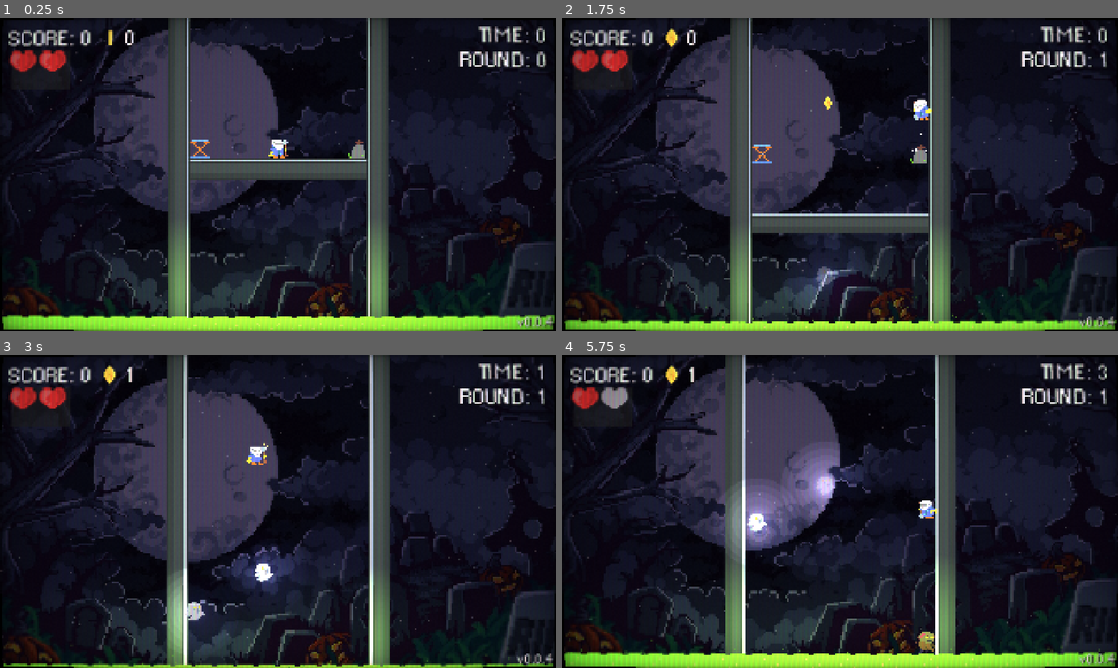
Above: before the commit, frames 1-4 (two rows, left to right).
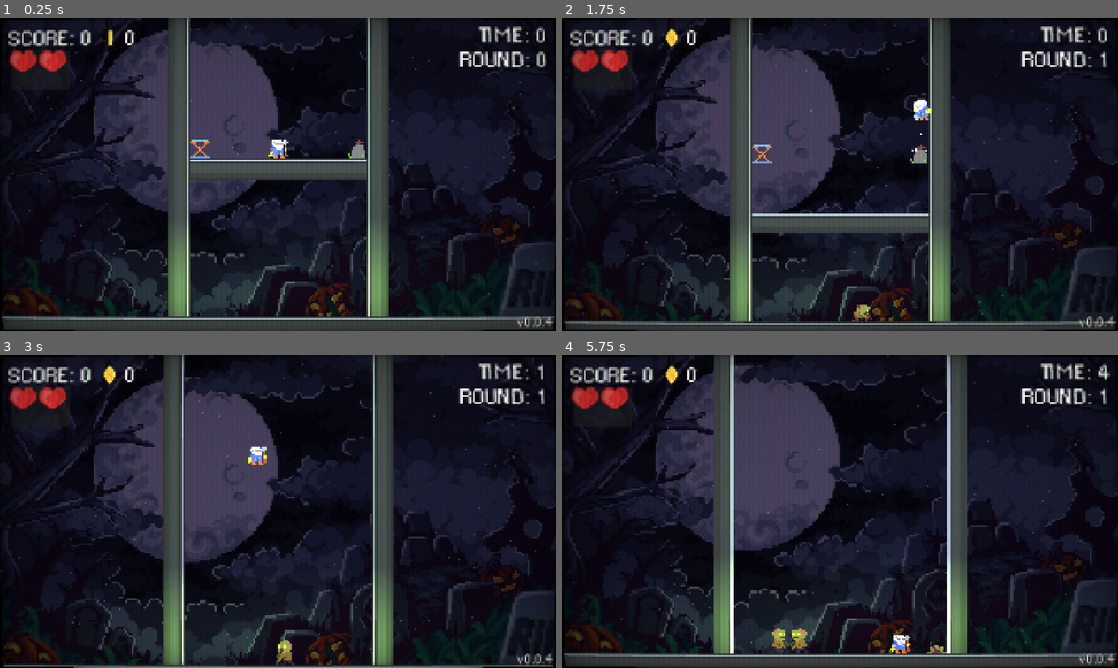
Above: after the commit, the same moments.

Repository: Giantswing/graveyard-bouncers
Game: Godot game, scene res://scenes/main-level.tscn
Two runs of this game, one before a commit and one after it. Both use one fixed random seed, a clock stepped at 60 frames per second and the inputs below.
Inputs:
- Up to frame 1 (0.25 s): no input
- Up to frame 2 (1.75 s): hold D (Right) from 0.53 s (still down); tap Space (Jump) at 0.77, 1.52 s
- Up to frame 3 (3 s): release D (Right) at 2.03 s; hold A (Left) 2.03-2.78 s; hold D (Right) from 2.78 s (still down)
- Up to frame 4 (5.75 s): tap Space (Jump) at 3.02, 3.77, 4.52 s; release D (Right) at 4.28 s; hold A (Left) 4.28-5.03 s; hold D (Right) from 5.03 s (still down)

The runs differ from the first frame. In frame 1, 4.7% of the frame differs, in the area x 0-100%, y 94-100%; in frame 2, 4.0%; in frame 3, 7.2%; in frame 4, 18%, in the area x 0-100%, y 0-100%.

Commit message:
Improvements to round system

Diff:
--- a/scenes/game_manager.tscn
+++ b/scenes/game_manager.tscn
@@ -4,13 +4,13 @@
 [ext_resource type="Script" uid="uid://l0ip5ekbn1cd" path="res://scripts/prefab_chance.gd" id="2_udu3i"]
 [ext_resource type="Resource" uid="uid://me5h58b0iyyq" path="res://resources/enemies/zombie.tres" id="3_q8mjp"]
 [ext_resource type="Resource" uid="uid://ddgjdp27dbqwv" path="res://resources/enemies/ghost.tres" id="4_jdad8"]
-[ext_resource type="Resource" uid="uid://dqjt5c0gd5xnf" path="res://resources/enemies/bat.tres" id="5_k4jhu"]
-[ext_resource type="Resource" uid="uid://da2cajaly4sfq" path="res://resources/rewards/coin.tres" id="6_q8mjp"]
 [ext_resource type="Script" uid="uid://b6bm2tl34chp6" path="res://scripts/round.gd" id="7_frtjd"]
 
 [sub_resource type="Resource" id="Resource_0rse5"]
 script = ExtResource("7_frtjd")
-time = 45
+time_limit = 5
+gravity_multiplier = 0.5
+game_width_speed_increase = 10.0
 enemy_list = Array[ExtResource("2_udu3i")]([ExtResource("3_q8mjp")])
 enemy_spawn_rate = 2.0
 max_enemies = 10
@@ -20,17 +20,39 @@
 has_toxic_floor = false
 metadata/_custom_type_script = ExtResource("7_frtjd")
 
+[sub_resource type="Resource" id="Resource_eaq8r"]
+script = ExtResource("7_frtjd")
+time_limit = 15
+gravity_multiplier = 0.5
+game_width_speed_increase = 4.0
+enemy_list = Array[ExtResource("2_udu3i")]([ExtResource("4_jdad8")])
+enemy_spawn_rate = 2.0
+max_enemies = 10
+reward_list = Array[ExtResource("2_udu3i")]([])
+reward_spawn_rate = 4.0
+max_rewards = 5
+has_toxic_floor = true
+metadata/_custom_type_script = ExtResource("7_frtjd")
+
+[sub_resource type="Resource" id="Resource_ternb"]
+script = ExtResource("7_frtjd")
+time_limit = 15
+gravity_multiplier = 0.5
+game_width_speed_increase = 4.0
+enemy_list = Array[ExtResource("2_udu3i")]([ExtResource("4_jdad8")])
+enemy_spawn_rate = 2.0
+max_enemies = 10
+reward_list = Array[ExtResource("2_udu3i")]([])
+reward_spawn_rate = 4.0
+max_rewards = 5
+has_toxic_floor = false
+metadata/_custom_type_script = ExtResource("7_frtjd")
+
 [node name="GameManager" type="Node2D"]
+position = Vector2(10, 0)
 script = ExtResource("1_hwd4i")
-reward_spawn_rate = 6.0
-game_width_speed_increase = 4.0
-max_enemies = 15
-spawn_list = Array[ExtResource("2_udu3i")]([ExtResource("3_q8mjp"), ExtResource("4_jdad8"), ExtResource("5_k4jhu")])
-reward_list = Array[ExtResource("2_udu3i")]([ExtResource("6_q8mjp")])
-gravity_multiplier = 0.5
 player_hp_max = 2
-round_max_time = 25
-game_rounds = Array[ExtResource("7_frtjd")]([SubResource("Resource_0rse5")])
+game_rounds = Array[ExtResource("7_frtjd")]([SubResource("Resource_0rse5"), SubResource("Resource_eaq8r"), SubResource("Resource_ternb")])
 
 [node name="SecondsTimer" type="Timer" parent="."]
 unique_name_in_owner = true
--- a/scenes/main-level.tscn
+++ b/scenes/main-level.tscn
@@ -212,99 +212,130 @@
 }
 metadata/_aseprite_wizard_source_file_hash_ = "ce21a8c23547eda88827e5370fa21a5e"
 
-[node name="Bottom" type="Node2D" parent="Scenery"]
+[node name="ToxicFloor" type="Node2D" parent="Scenery"]
+unique_name_in_owner = true
 position = Vector2(-308, 180)
 
-[node name="ToxicGround" parent="Scenery/Bottom" instance=ExtResource("5_6rdlt")]
+[node name="ToxicGround" parent="Scenery/ToxicFloor" instance=ExtResource("5_6rdlt")]
 position = Vector2(4, -12)
 
-[node name="ToxicGround28" parent="Scenery/Bottom" instance=ExtResource("5_6rdlt")]
+[node name="ToxicGround28" parent="Scenery/ToxicFloor" instance=ExtResource("5_6rdlt")]
 position = Vector2(-20, -12)
 
-[node name="ToxicGround2" parent="Scenery/Bottom" instance=ExtResource("5_6rdlt")]
+[node name="ToxicGround2" parent="Scenery/ToxicFloor" instance=ExtResource("5_6rdlt")]
 position = Vector2(28, -12)
 
-[node name="ToxicGround3" parent="Scenery/Bottom" instance=ExtResource("5_6rdlt")]
+[node name="ToxicGround3" parent="Scenery/ToxicFloor" instance=ExtResource("5_6rdlt")]
 position = Vector2(52, -12)
 
-[node name="ToxicGround4" parent="Scenery/Bottom" instance=ExtResource("5_6rdlt")]
+[node name="ToxicGround4" parent="Scenery/ToxicFloor" instance=ExtResource("5_6rdlt")]
 position = Vector2(76, -12)
 
-[node name="ToxicGround5" parent="Scenery/Bottom" instance=ExtResource("5_6rdlt")]
+[node name="ToxicGround5" parent="Scenery/ToxicFloor" instance=ExtResource("5_6rdlt")]
 position = Vector2(100, -12)
 
-[node name="ToxicGround6" parent="Scenery/Bottom" instance=ExtResource("5_6rdlt")]
+[node name="ToxicGround6" parent="Scenery/ToxicFloor" instance=ExtResource("5_6rdlt")]
 position = Vector2(124, -12)
 
-[node name="ToxicGround7" parent="Scenery/Bottom" instance=ExtResource("5_6rdlt")]
+[node name="ToxicGround7" parent="Scenery/ToxicFloor" instance=ExtResource("5_6rdlt")]
 position = Vector2(148, -12)
 
-[node name="ToxicGround8" parent="Scenery/Bottom" instance=ExtResource("5_6rdlt")]
+[node name="ToxicGround8" parent="Scenery/ToxicFloor" instance=ExtResource("5_6rdlt")]
 position = Vector2(172, -12)
 
-[node name="ToxicGround9" parent="Scenery/Bottom" instance=ExtResource("5_6rdlt")]
+[node name="ToxicGround9" parent="Scenery/ToxicFloor" instance=ExtResource("5_6rdlt")]
 position = Vector2(196, -12)
 
-[node name="ToxicGround10" parent="Scenery/Bottom" instance=ExtResource("5_6rdlt")]
+[node name="ToxicGround10" parent="Scenery/ToxicFloor" instance=ExtResource("5_6rdlt")]
 position = Vector2(220, -12)
 
-[node name="ToxicGround11" parent="Scenery/Bottom" instance=ExtResource("5_6rdlt")]
+[node name="ToxicGround11" parent="Scenery/ToxicFloor" instance=ExtResource("5_6rdlt")]
 position = Vector2(244, -12)
 
-[node name="ToxicGround12" parent="Scenery/Bottom" instance=ExtResource("5_6rdlt")]
+[node name="ToxicGround12" parent="Scenery/ToxicFloor" instance=ExtResource("5_6rdlt")]
 position = Vector2(268, -12)
 
-[node name="ToxicGround13" parent="Scenery/Bottom" instance=ExtResource("5_6rdlt")]
+[node name="ToxicGround13" parent="Scenery/ToxicFloor" instance=ExtResource("5_6rdlt")]
 position = Vector2(292, -12)
 
-[node name="ToxicGround14" parent="Scenery/Bottom" instance=ExtResource("5_6rdlt")]
+[node name="ToxicGround14" parent="Scenery/ToxicFloor" instance=ExtResource("5_6rdlt")]
 position = Vector2(316, -12)
 
-[node name="ToxicGround15" parent="Scenery/Bottom" instance=ExtResource("5_6rdlt")]
+[node name="ToxicGround15" parent="Scenery/ToxicFloor" instance=ExtResource("5_6rdlt")]
 position = Vector2(340, -12)
 
-[node name="ToxicGround16" parent="Scenery/Bottom" instance=ExtResource("5_6rdlt")]
+[node name="ToxicGround16" parent="Scenery/ToxicFloor" instance=ExtResource("5_6rdlt")]
 position = Vector2(364, -12)
 
-[node name="ToxicGround17" parent="Scenery/Bottom" instance=ExtResource("5_6rdlt")]
+[node name="ToxicGround17" parent="Scenery/ToxicFloor" instance=ExtResource("5_6rdlt")]
 position = Vector2(388, -12)
 
-[node name="ToxicGround18" parent="Scenery/Bottom" instance=ExtResource("5_6rdlt")]
+[node name="ToxicGround18" parent="Scenery/ToxicFloor" instance=ExtResource("5_6rdlt")]
 position = Vector2(412, -12)
 
-[node name="ToxicGround19" parent="Scenery/Bottom" instance=ExtResource("5_6rdlt")]
+[node name="ToxicGround19" parent="Scenery/ToxicFloor" instance=ExtResource("5_6rdlt")]
 position = Vector2(436, -12)
 
-[node name="ToxicGround20" parent="Scenery/Bottom" instance=ExtResource("5_6rdlt")]
+[node name="ToxicGround20" parent="Scenery/ToxicFloor" instance=ExtResource("5_6rdlt")]
 position = Vector2(460, -12)
 
-[node name="ToxicGround21" parent="Scenery/Bottom" instance=ExtResource("5_6rdlt")]
+[node name="ToxicGround21" parent="Scenery/ToxicFloor" instance=ExtResource("5_6rdlt")]
 position = Vector2(484, -12)
 
-[node name="ToxicGround22" parent="Scenery/Bottom" instance=ExtResource("5_6rdlt")]
+[node name="ToxicGround22" parent="Scenery/ToxicFloor" instance=ExtResource("5_6rdlt")]
 position = Vector2(508, -12)
 
-[node name="ToxicGround23" parent="Scenery/Bottom" instance=ExtResource("5_6rdlt")]
+[node name="ToxicGround23" parent="Scenery/ToxicFloor" instance=ExtResource("5_6rdlt")]
 position = Vector2(532, -12)
 
-[node name="ToxicGround24" parent="Scenery/Bottom" instance=ExtResource("5_6rdlt")]
+[node name="ToxicGround24" parent="Scenery/ToxicFloor" instance=ExtResource("5_6rdlt")]
 position = Vector2(556, -12)
 
-[node name="ToxicGround25" parent="Scenery/Bottom" instance=ExtResource("5_6rdlt")]
+[node name="ToxicGround25" parent="Scenery/ToxicFloor" instance=ExtResource("5_6rdlt")]
 position = Vector2(580, -12)
 
-[node name="ToxicGround26" parent="Scenery/Bottom" instance=ExtResource("5_6rdlt")]
+[node name="ToxicGround26" parent="Scenery/ToxicFloor" instance=ExtResource("5_6rdlt")]
 position = Vector2(604, -12)
 
-[node name="ToxicGround27" parent="Scenery/Bottom" instance=ExtResource("5_6rdlt")]
+[node name="ToxicGround27" parent="Scenery/ToxicFloor" instance=ExtResource("5_6rdlt")]
 position = Vector2(628, -12)
 
-[node name="GPUParticles2D" type="GPUParticles2D" parent="Scenery/Bottom"]
+[node name="GPUParticles2D" type="GPUParticles2D" parent="Scenery/ToxicFloor"]
 modulate = Color(0.415686, 0.741176, 0.188235, 1)
 position = Vector2(308, -21)
 amount = 64
 lifetime = 2.0
 process_material = SubResource("ParticleProcessMaterial_aqsxy")
+
+[node name="NormalFloor" type="StaticBody2D" parent="Scenery"]
+unique_name_in_owner = true
+position = Vector2(6, 180)
+scale = Vector2(27.4, 1)
+collision_mask = 0
+
+[node name="Collision" type="CollisionShape2D" parent="Scenery/NormalFloor"]
+position = Vector2(0, -10)
+shape = SubResource("RectangleShape2D_bdrgs")
+
+[node name="AnimatedSprite2D" type="AnimatedSprite2D" parent="Scenery/NormalFloor"]
+texture_filter = 1
+position = Vector2(0, -10)
+sprite_frames = SubResource("SpriteFrames_6g0xn")
+metadata/_aseprite_wizard_interface_config_ = {
+"output_section": true,
+"pending_changes": {}
+}
+metadata/_aseprite_wizard_config_ = {
+"layers": [],
+"o_ex_p": "",
+"o_folder": "res://sprites",
+"o_name": "",
+"only_visible": false,
+"should_round_fps": true,
+"slice": "",
+"source": "/home/alex/Pictures/sprites/wall-basic.aseprite"
+}
+metadata/_aseprite_wizard_source_file_hash_ = "ce21a8c23547eda88827e5370fa21a5e"
 
 [node name="Grave" parent="Scenery" instance=ExtResource("4_yyih8")]
 position = Vector2(90, -36)
--- a/scenes/player.tscn
+++ b/scenes/player.tscn
@@ -84,6 +84,7 @@
 size = Vector2(18, 20)
 
 [node name="Player" type="CharacterBody2D"]
+position = Vector2(-1, 0)
 collision_layer = 2
 collision_mask = 5
 script = ExtResource("1_g2els")
--- a/scenes/toxic_ground.tscn
+++ b/scenes/toxic_ground.tscn
@@ -43,6 +43,7 @@
 }]
 
 [node name="ToxicGround" type="StaticBody2D"]
+collision_mask = 0
 
 [node name="Stats" type="Node2D" parent="."]
 script = ExtResource("1_2fdja")
--- a/scripts/game_manager.gd
+++ b/scripts/game_manager.gd
@@ -1,19 +1,10 @@
 extends Node2D
 
-@export var enemy_spawn_rate: float = 1
-@export var reward_spawn_rate: float = 4
-@export var game_width_speed_increase: float = 0.1
-@export var max_enemies: int = 10
-@export var max_reward: int = 8
-@export var spawn_list: Array[PrefabChance]
-@export var reward_list: Array[PrefabChance]
-@export var gravity_multiplier: float = 1
 @export var player_hp_max: int = 3
 @export var game_width_start: float
 
 @onready var seconds_timer: Timer = %SecondsTimer
 
-@export var round_max_time: int = 20
 @export var current_round: int = 0
 
 @export var powerups: Array[PowerUp]
@@ -32,6 +23,8 @@
 var reward_spawn_countdown: float = 0
 var game_width: float = 200
 var left_wall: Node2D
+var toxic_floor: Node2D
+var normal_floor: Node2D
 var right_wall: Node2D
 var round_started: bool = false
 var game_started: bool = false
@@ -40,6 +33,7 @@
 var grave: Node2D
 var can_restart: bool = false
 var ground_y_pos: float
+
 
 func _ready() -> void:
 	player_hp_max_original = player_hp_max
@@ -71,6 +65,7 @@
 	seconds_timer.stop()
 	can_restart = false
 	Engine.time_scale = 1
+	set_up_floor()
 
 func on_player_died() -> void:
 	seconds_timer.stop()
@@ -82,7 +77,7 @@
 	round_time += 1
 	Events.round_time_changed.emit(round_time)
 
-	if round_time >= round_max_time:
+	if round_time >= round_data().time_limit:
 		Events.round_ended.emit()
 
 func on_score_changed(new_score: int) -> void:
@@ -97,6 +92,20 @@
 		Events.player_died.emit()
 
 
+func round_data(game_round = null) -> GameRound:
+	if game_round == null:
+		game_round = current_round
+
+	if game_round < 0:
+		game_round = 0
+
+	if game_round > game_rounds.size():
+		game_round = game_rounds.size()
+
+	print("game_round", game_round)
+	return game_rounds[game_round - 1]
+
+
 func _process(delta: float) -> void:
 	if Input.is_action_just_pressed("Reset"):
 		Events.level_restarted.emit()
@@ -114,18 +123,33 @@
 	if round_started:
 		enemy_spawn_countdown -= delta
 		reward_spawn_countdown -= delta
-		game_width += game_width_speed_increase * delta
+		game_width += round_data().game_width_speed_increase * delta
 		game_width = min(game_width, 620)
 
 		if reward_spawn_countdown <= 0:
-			reward_spawn_countdown = reward_spawn_rate
-			if should_spawn(reward_container.get_child_count(), max_reward):
-				spawn_prefab(reward_list, reward_container, max_reward, 20)
+			reward_spawn_countdown = round_data().reward_spawn_rate
+			if should_spawn(reward_container.get_child_count(), round_data().max_rewards):
+				spawn_prefab(round_data().reward_list, reward_container, round_data().max_rewards, 20)
 
 		if enemy_spawn_countdown <= 0 or enemy_container.get_child_count() == 0:
-			enemy_spawn_countdown = enemy_spawn_rate
-			if should_spawn(enemy_container.get_child_count(), max_enemies):
-				spawn_prefab(spawn_list, enemy_container, max_enemies, 80)
+			enemy_spawn_countdown = round_data().enemy_spawn_rate
+			if should_spawn(enemy_container.get_child_count(), round_data().max_enemies):
+				spawn_prefab(round_data().enemy_list, enemy_container, round_data().max_enemies, 80)
+
+
+func set_up_floor():
+	normal_floor = $"/root/Level/Scenery/NormalFloor"
+	toxic_floor = $"/root/Level/Scenery/ToxicFloor"
+
+	var ground_height: float = 180
+	var next_round = current_round + 1
+
+	if round_data(next_round).has_toxic_floor:
+		get_tree().create_tween().tween_property(toxic_floor, "position:y", ground_height, 0.5)
+		get_tree().create_tween().tween_property(normal_floor, "position:y", ground_height + 80, 0.5)
+	else:
+		get_tree().create_tween().tween_property(toxic_floor, "position:y", ground_height + 80, 0.5)
+		get_tree().create_tween().tween_property(normal_floor, "position:y", ground_height, 0.5)
 
 
 func spawn_prefab(list: Array[PrefabChance], container: Node2D, max_amount: int, free_space: float) -> void:
@@ -284,6 +308,8 @@
 	for reward in reward_container.get_children():
 		reward.queue_free()
 
+	set_up_floor()
+
 
 func deactivate(target: Node2D) -> void:
 	var tween := get_tree().create_tween().set_trans(Tween.TRANS_ELASTIC)
--- a/scripts/player.gd
+++ b/scripts/player.gd
@@ -42,7 +42,7 @@
 
 func _ready() -> void:
 	speed_particles.emitting = false
-	base_strength *= GameManager.gravity_multiplier
+	base_strength *= GameManager.round_data().gravity_multiplier
 	sprite.animation_finished.connect(on_animation_finished)
 	body_down_cast1.target_position.y = parry_raycast_distance
 	body_down_cast2.target_position.y = parry_raycast_distance
@@ -80,13 +80,13 @@
 	if is_attacking == 0:
 		if on_wall:
 			hspeed = 0
-			velocity.y += get_gravity().y * delta * GameManager.gravity_multiplier
+			velocity.y += get_gravity().y * delta * GameManager.round_data().gravity_multiplier
 			velocity.y = clamp(velocity.y, -4000, slide_down_max_speed)
 		else:
-			velocity.y += get_gravity().y * delta * GameManager.gravity_multiplier
+			velocity.y += get_gravity().y * delta * GameManager.round_data().gravity_multiplier
 
 	else:
-		velocity.y += get_gravity().y * delta * attack_gravity_mult * GameManager.gravity_multiplier
+		velocity.y += get_gravity().y * delta * attack_gravity_mult * GameManager.round_data().gravity_multiplier
 
 	handle_jump()
 
@@ -224,7 +224,10 @@
 
 		if stats != null and stats.can_be_parried:
 			is_parrying = true
-			velocity.y = parry_downward_str_mult * base_strength
+			if velocity.y < parry_downward_str_mult * base_strength:
+				velocity.y = parry_downward_str_mult * base_strength
+			else:
+				velocity.y *= parry_downward_str_mult * 2
 			is_attacking = 2
 			return
 
--- a/scripts/round.gd
+++ b/scripts/round.gd
@@ -2,9 +2,9 @@
 
 class_name GameRound
 
-@export var time: int = 45
+@export var time_limit: int = 45
 @export var gravity_multiplier: float = 0.5
-@export var game_width_speed_increase: float = 0.1
+@export var game_width_speed_increase: float = 4
 
 @export var enemy_list: Array[PrefabChance]
 @export var enemy_spawn_rate: float = 2
